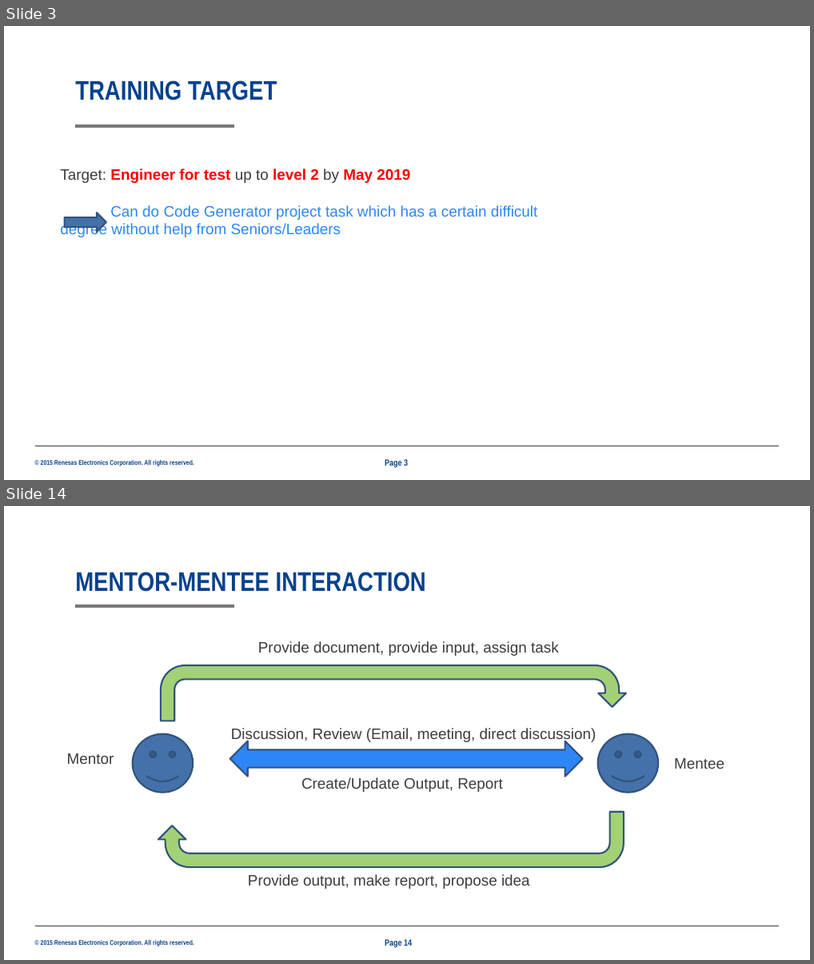
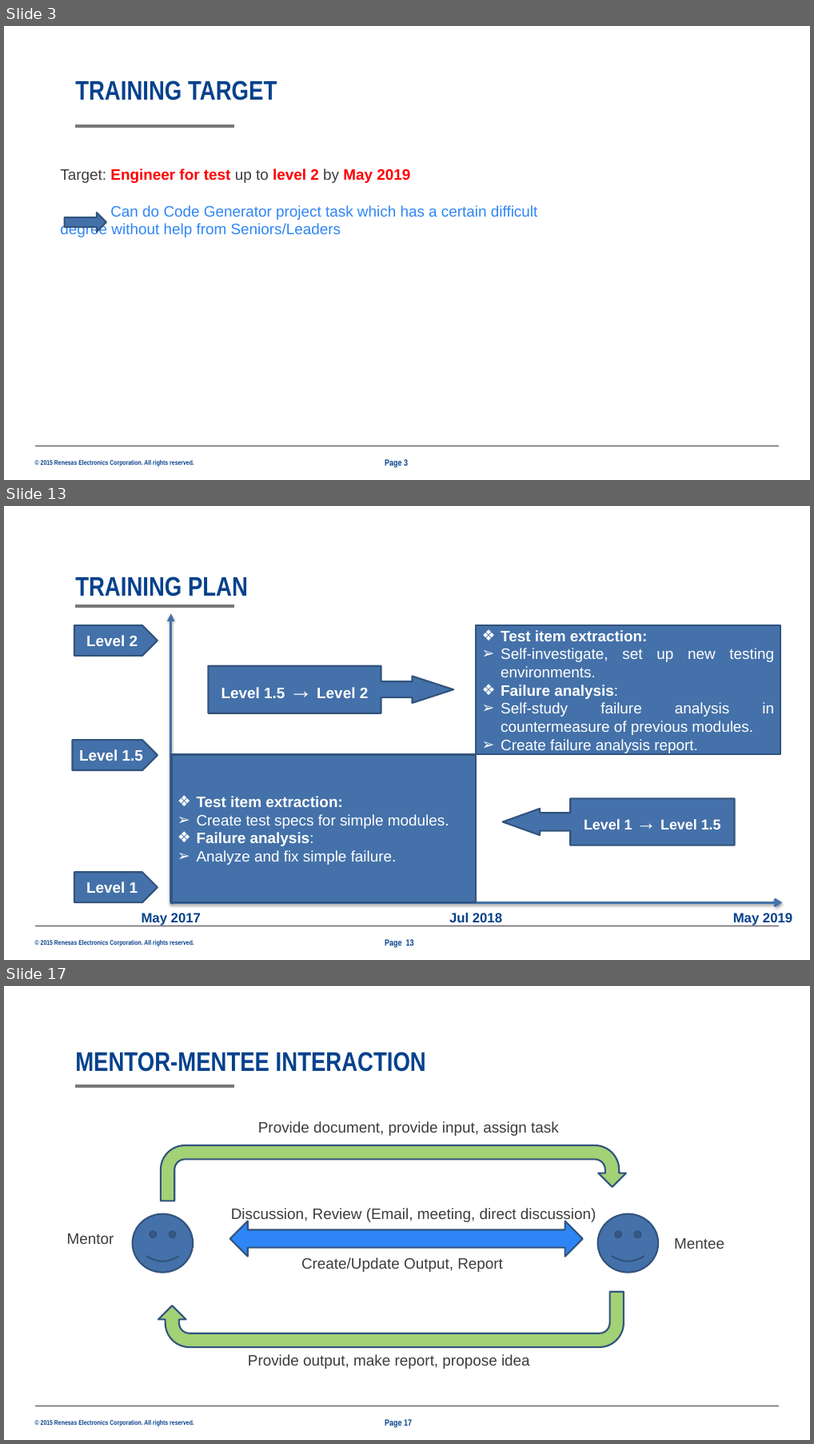
Before and after one commit to boheomap/afsdfsddsf, a slide deck: 25G_TrainingPlan_ThanhPham_2001_new_Jun28.pptx. Shown one above the other, each under a label of ours: slides 3 and 14 before the commit, slides 3, 13 and 17 after it; the slides between them are not shown. The pictures are 814x964 and 814x1444 pixels, drawn with LibreOffice and Linux fonts; fonts in the diff are those of the drawing; background and template pictures are left out. Boxes give left, top, right and bottom in pixels: in the first picture for what was removed or moved away, otherwise in the second. Text is boxed around its words. In the diff, an @@ line names an element or a change of style, - is before the commit and + after.

```diff
--- a/25G_TrainingPlan_ThanhPham_2001_new_Jun28.pptx
+++ b/25G_TrainingPlan_ThanhPham_2001_new_Jun28.pptx
@@ slide 13 added at (x1=4, y1=506, x2=810, y2=960), background #FFFFFF; not listed: 3 template elements that a slide beside it also shows @@
@@ title added at (x1=75, y1=576, x2=248, y2=596), 32 pt, text #06418C, bold @@
+TRAINING PLAN
@@ pentagon arrow added at (x1=74, y1=625, x2=158, y2=656), fill #4471A9, outline #32547D 2 pt, 18 pt, text #FFFFFF, bold @@
+Level 2
@@ arrow added from (171, 902) to (171, 614), #4471A9 3 pt @@
@@ rectangle added at (x1=477, y1=625, x2=781, y2=754), fill #4471A9, outline #32547D 2 pt, 18 pt, text #FFFFFF @@
+❖ Test item extraction:
+➢ Self-investigate, set up new testing environments.
+❖ Failure analysis:
+➢ Self-study failure analysis in countermeasure of previous modules.
+➢ Create failure analysis report.
@@ right arrow callout added at (x1=209, y1=666, x2=454, y2=713), fill #4471A9, outline #32547D 2 pt, 18 pt, text #FFFFFF, bold @@
+Level 1.5 → Level 2
@@ pentagon arrow added at (x1=72, y1=740, x2=158, y2=770), fill #4471A9, outline #32547D 2 pt, 18 pt, text #FFFFFF, bold @@
+Level 1.5
@@ rectangle added at (x1=171, y1=755, x2=476, y2=902), fill #4471A9, outline #32547D 2 pt, 18 pt, text #FFFFFF @@
+❖ Test item extraction:
+➢ Create test specs for simple modules.
+❖ Failure analysis:
+➢ Analyze and fix simple failure.
@@ left arrow callout added at (x1=503, y1=798, x2=734, y2=844), fill #4471A9, outline #32547D 2 pt, 17 pt, text #FFFFFF, bold @@
+Level 1 → Level 1.5
@@ pentagon arrow added at (x1=74, y1=872, x2=158, y2=902), fill #4471A9, outline #32547D 2 pt, 18 pt, text #FFFFFF, bold @@
+Level 1
@@ text added at (x1=142, y1=912, x2=201, y2=925), 16 pt, text #06418C, bold @@
+May 2017
@@ arrow added from (170, 902) to (782, 902), #4471A9 3 pt @@
@@ text added at (x1=450, y1=912, x2=502, y2=922), 16 pt, text #06418C, bold @@
+Jul 2018
@@ text added at (x1=734, y1=912, x2=793, y2=926), 16 pt, text #06418C, bold @@
+May 2019
@@ page number added at (x1=385, y1=939, x2=414, y2=947), 10.5 pt, text #06418C, bold @@
+Page 13
@@ what was slide 14 is now slide 17 @@
@@ page number at (x1=385, y1=1419, x2=412, y2=1427): text changed @@
-Page 14
+Page 17
```
Also in this commit, not shown: 9 slides changed, 5 other slides added, 3 slides removed.
